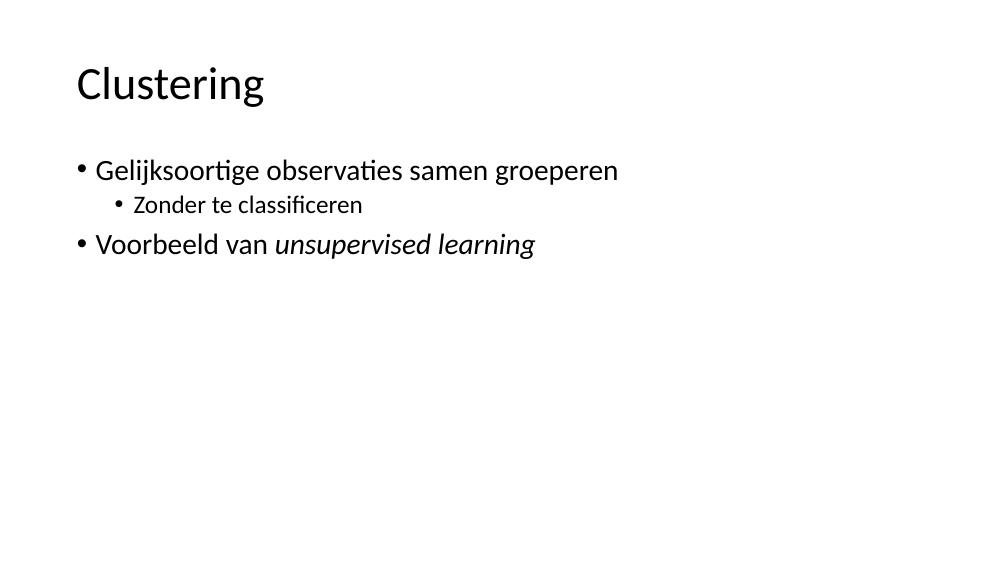
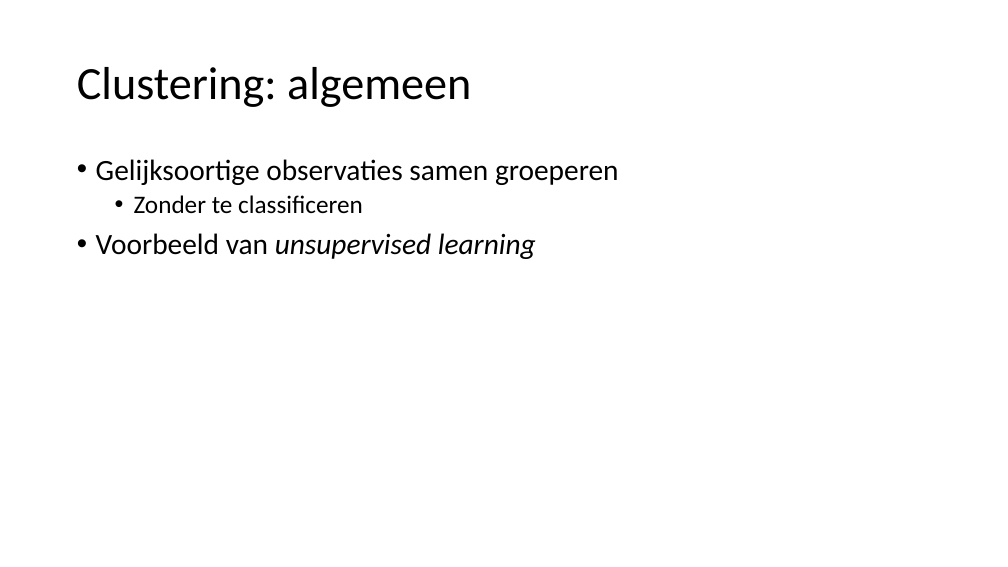
Before and after one commit to hanze-hbo-ict/Machine-Learning, a slide deck: slide 36 of Keynote/6.andere-modellen.pptx (slide 6 before the commit). Drawn at 1008x567 pixels with LibreOffice and Linux fonts; fonts in the diff are those of the drawing. Boxes give left, top, right and bottom in pixels: in the first picture for what was removed or moved away, otherwise in the second. Text is boxed around its words. In the diff, an @@ line names an element or a change of style, - is before the commit and + after.

```diff
--- a/Keynote/6.andere-modellen.pptx
+++ b/Keynote/6.andere-modellen.pptx
@@ title at (77, 67, 471, 107): text changed @@
-Clustering
+Clustering: algemeen
```
Also in this commit, not shown: 7 other slides changed, 37 slides added, 2 slides removed, 4 other files.
